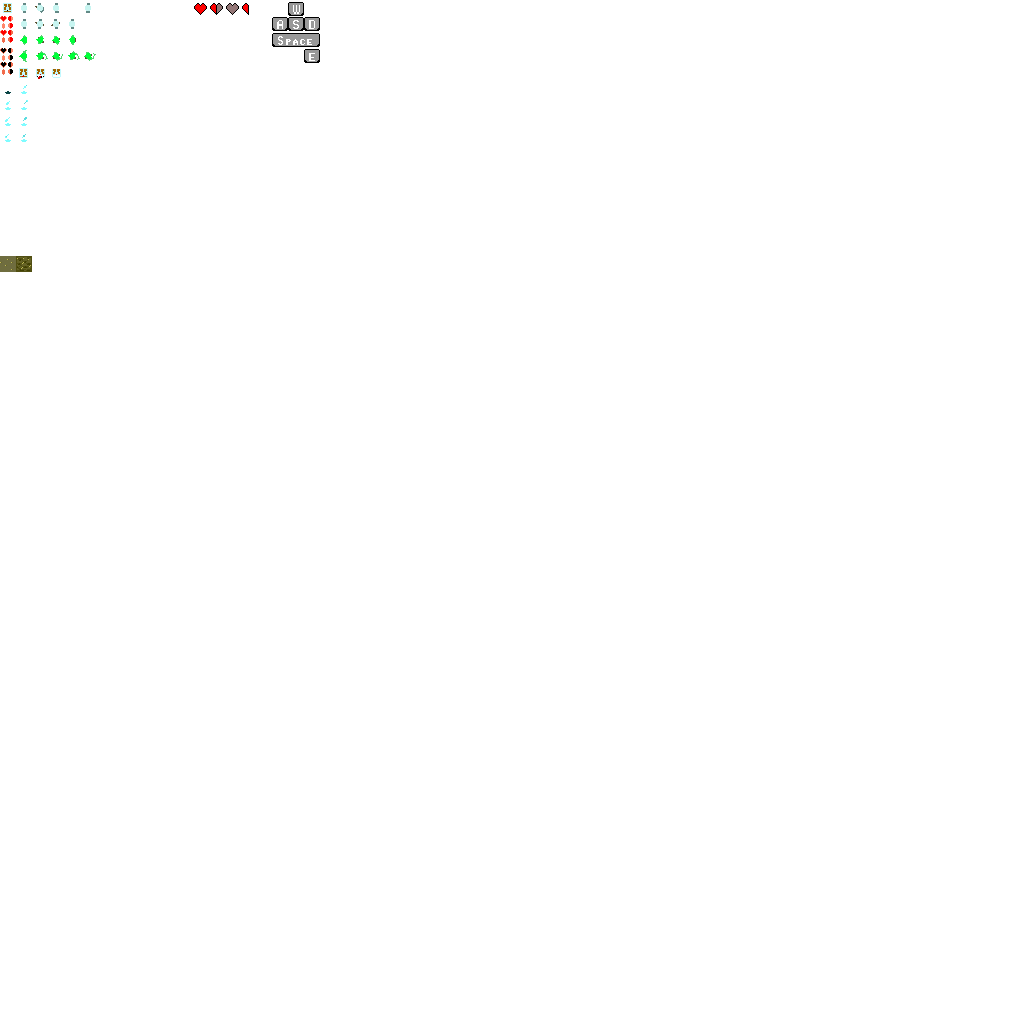
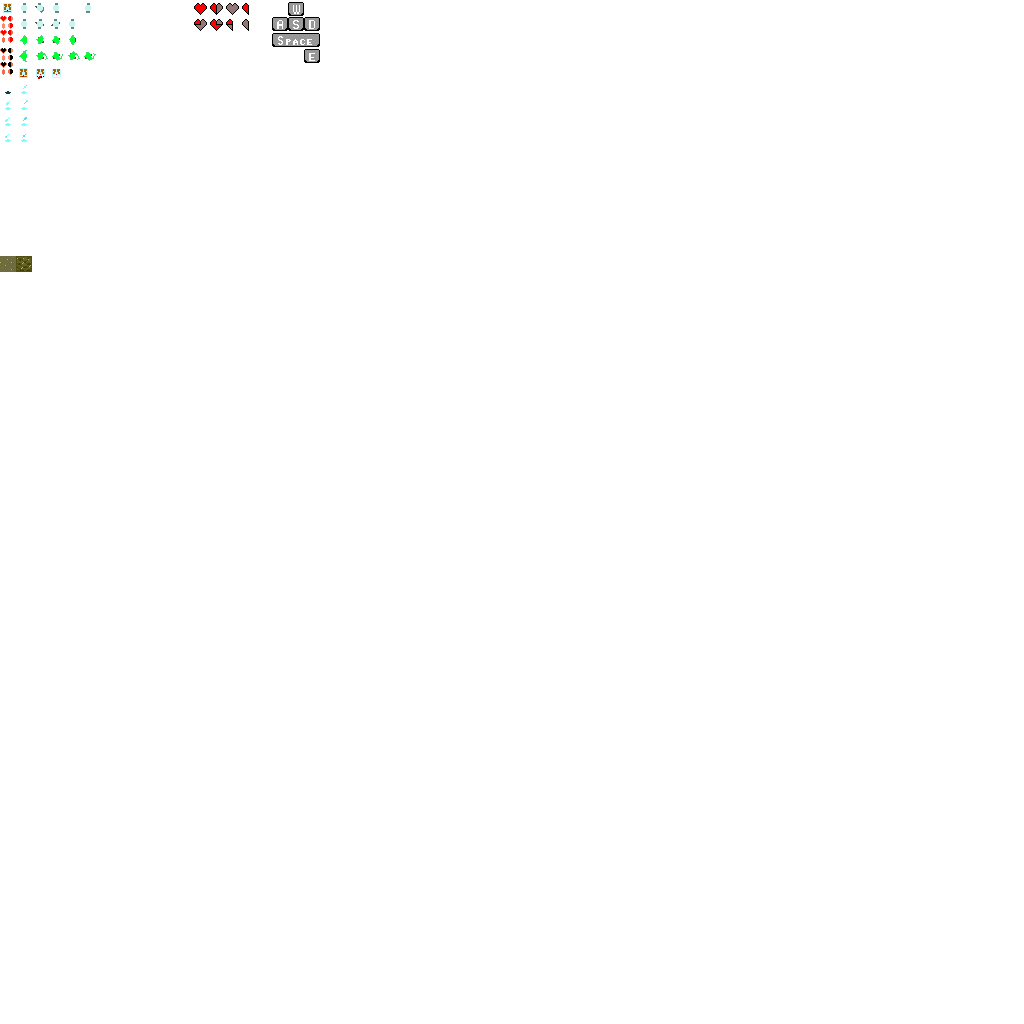
Comparing the layer stacks of the two (1024, 1024) images. Changes:
painted on "Background" over [194,19,249,31]
